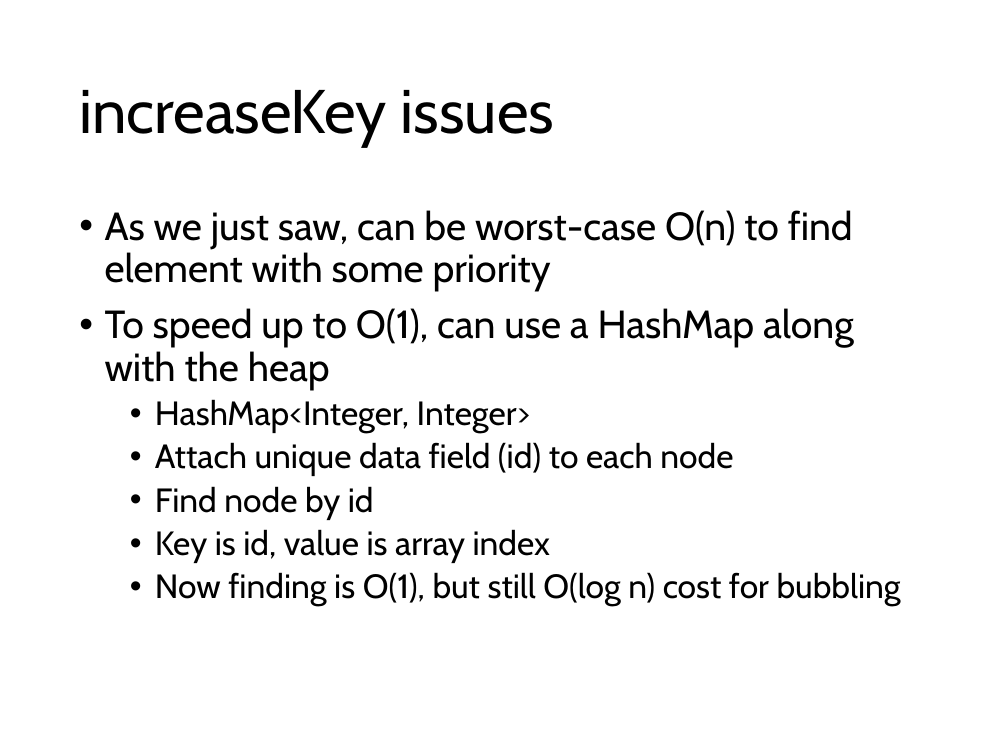
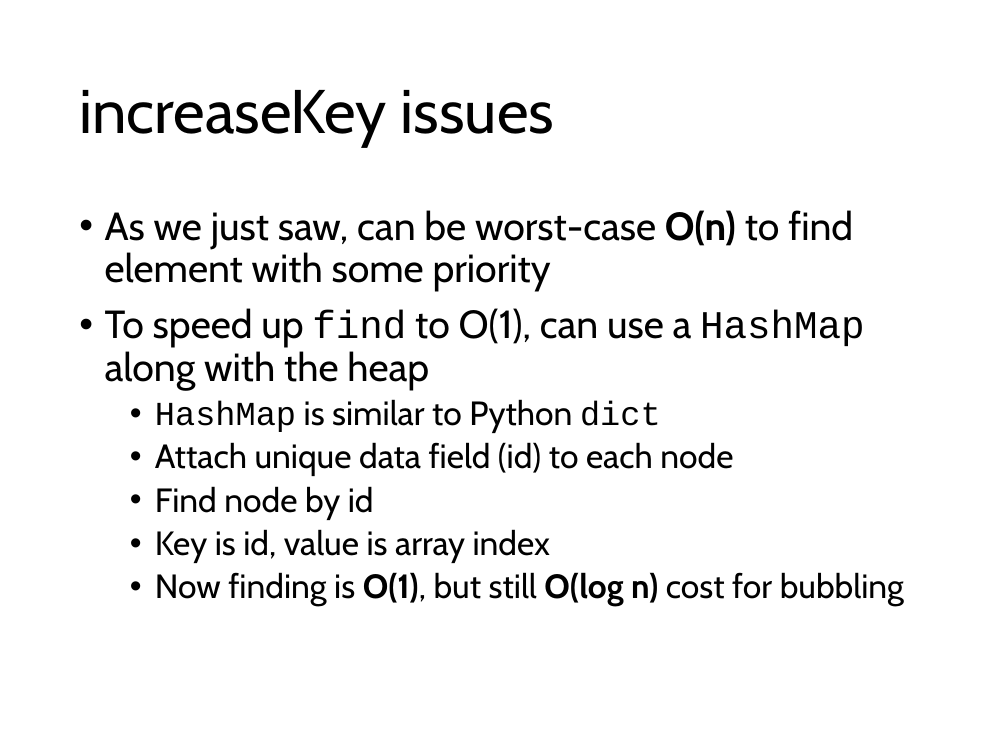
Before and after one commit to comp210ss2/comp210ss2.github.io, a slide deck: slide 33 of slides/L12_13.pptx (slide 32 before the commit). Drawn at 1008x756 pixels with LibreOffice and Linux fonts; fonts in the diff are those of the drawing. Boxes give left, top, right and bottom in pixels: in the first picture for what was removed or moved away, otherwise in the second. Text is boxed around its words. In the diff, an @@ line names an element or a change of style, - is before the commit and + after.

```diff
--- a/slides/L12_13.pptx
+++ b/slides/L12_13.pptx
@@ text at [105,210,904,606]: bold on in "O(n)", "O(1), O(log n)" @@
@@ text at [105,308,864,433]: text changed @@
-• To speed up to O(1), can use a HashMap along with the heap
-  • HashMap<Integer, Integer>
+• To speed up find to O(1), can use a HashMap along with the heap
+  • HashMap is similar to Python dict
```
Also in this commit, not shown: 17 other slides changed, 8 slides added, 7 slides removed, 3 other files.
